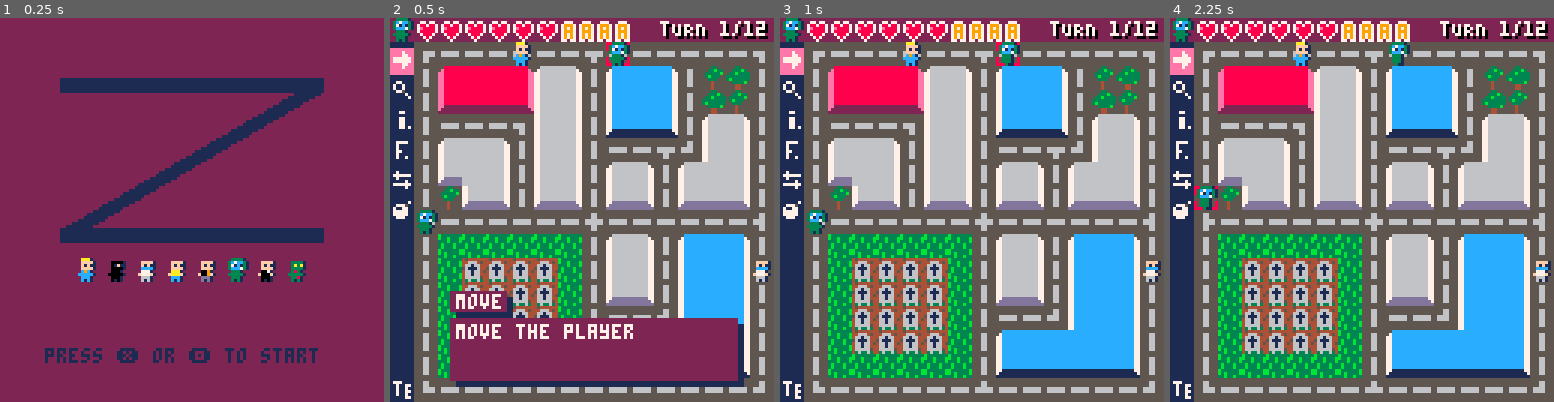
Above: before the commit, frames 1-4 (left to right).
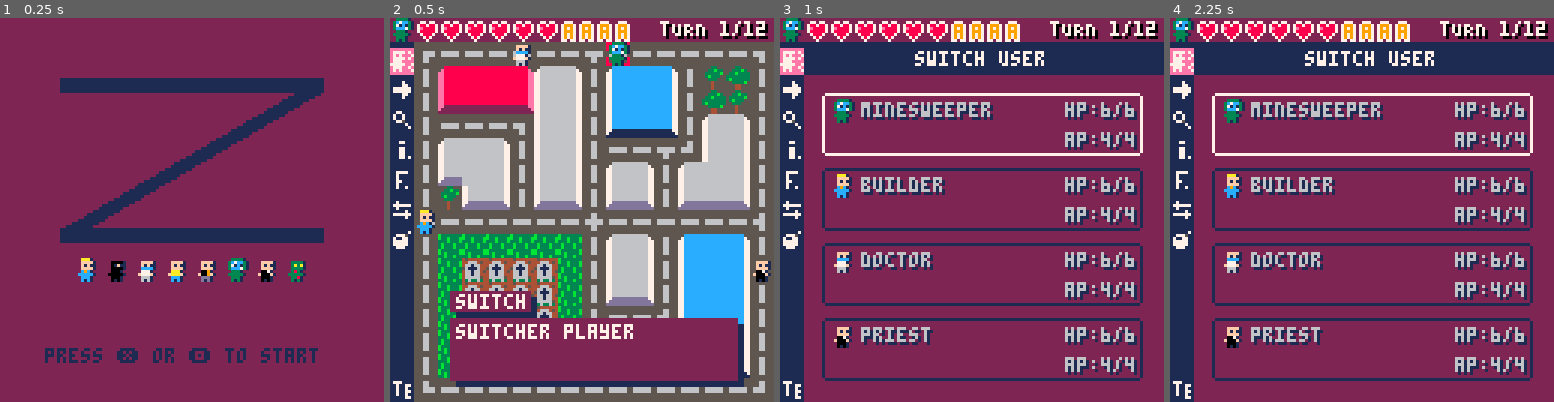
Above: after the commit, the same moments.

Repository: pixelocene/z
Game: PICO-8 cartridge z.p8
The game is run twice, just before and just after one commit, with the same random seed, the same clock (stepped at 60 frames per second) and the same inputs.
Inputs:
- Up to frame 1 (0.25 s): no input
- Up to frame 2 (0.5 s): tap X (X key) at 0.33 s
- Up to frame 3 (1 s): tap O (Z key) at 0.7 s
- Up to frame 4 (2.25 s): tap X (X key) at 1.07, 1.85 s; hold Right 1.6-2.1 s; tap O (Z key) at 1.7, 2.1 s; hold Up from 2.15 s (still down)

Frame 1 is identical in both runs. In frame 2, 2.2% of the frame differs, in the area x 0-99%, y 6-84%; in frame 3, 87%; in frame 4, 87%, in the area x 0-100%, y 6-100%.

Commit message:
Add a menu to see and select players and fix the job unique bug

Diff:
--- a/z.p8
+++ b/z.p8
@@ -141,7 +141,16 @@
 	-- init players
 	for i=1,4 do
 		local x,y = rnd_start_location()
-		local job = get_a_job()
+		local job, job_already_taken
+		repeat
+			job_already_taken=false
+			job = get_a_job()
+			for player in all(players) do
+				if player.job.name==job.name then
+					job_already_taken=true
+				end
+			end
+		until not job_already_taken
 		add(players, {
 			hp=6,
 			hp_max=6,
@@ -180,13 +189,9 @@
 	end
 	-- handle user interaction
 	if game_state=="action_selection" then
-		if (btnp(⬅️)) current_player-=1
-		if (btnp(➡️)) current_player+=1
 		if (btnp(⬇️)) move_to_next_action(1)
 		if (btnp(⬆️)) move_to_next_action(-1)
 		if (btnp(🅾️)) do_action()
-		-- check user selection cycling
-		current_player=mid(1,current_player,#players)
 	end
 
 	if game_state=="move" then
@@ -253,6 +258,13 @@
 			game_state="action_selection"
 		end
 
+	end
+
+	if game_state=="switch_user" then
+		if btnp(⬇️) then current_player+=1 end
+		if btnp(⬆️) then current_player-=1 end
+		current_player=mid(1,current_player,#players)
+		if btnp(❎) then game_state="action_selection" end
 	end
 
 	if game_state=="enter_building" then update_game_enter_building() end
@@ -325,6 +337,9 @@
 		current_inventory_selection=1
 		update_object_actions()
 		game_state="inventory"
+	end
+	if current_action.name=="switch" then
+		game_state="switch_user"
 	end
 end
 
@@ -422,6 +437,49 @@
 			end
 
 		end
+	end
+
+	if game_state=="switch_user" then
+		rectfill(8,8,127,127,2)
+		rectfill(8,8,127,18,1)
+
+		print(
+			"switch user",
+			45,11,7
+		)
+
+		local box_w=104
+		local box_h=20
+		local box_x=15
+		local box_col
+
+		for i,player in ipairs(players) do
+			local box_y=25+(i-1)*box_h+(i-1)*5
+			printh(current_player)
+			if i==current_player then box_col=7 else box_col=1 end
+			-- draw box
+			line(box_x,box_y,box_x+box_w,box_y,box_col)
+			line(box_x,box_y+box_h,box_x+box_w,box_y+box_h,box_col)
+			line(box_x-1,box_y+1,box_x-1,box_y+box_h-1,box_col)
+			line(box_x+box_w+1,box_y+1,box_x+box_w+1,box_y+box_h-1,box_col)
+			-- draw box content
+			palt(0,false)
+			palt(14,true)
+			spr(player.job.sprite,box_x+2,box_y+2)
+			palt(0,true)
+			palt(14,false)
+			print(player.job.name,box_x+13, box_y+4,1)
+			print(player.job.name,box_x+12, box_y+3,6)
+
+			local hp="hp:"..p.hp.."/"..p.hp_max
+			print(hp,box_x+81, box_y+4,1)
+			print(hp,box_x+80, box_y+3,6)
+
+			local ap="ap:"..p.actions.."/"..p.actions_max
+			print(ap,box_x+81, box_y+14,1)
+			print(ap,box_x+80, box_y+13,6)
+		end
+
 	end
 
 	if info_message.message~=nil then
@@ -539,7 +597,7 @@
 	return true
 end
 
--->8❎
+-->8
 -- players
 
 function get_building_for_player()
@@ -713,40 +771,45 @@
 
 	rectfill(0,8,7,127,1)
 
+	if current_action.name=="switch" then
+		rectfill(0,10,7,18,14)
+	end
+
 	if current_action.name=="move" then
-		rectfill(0,10,7,18,14)
+		rectfill(0,20,7,28,14)
 	end
 
 	if current_action.name=="search" then
-		rectfill(0,20,7,28,14)
+		rectfill(0,30,7,38,14)
 	end
 
 	if current_action.name=="inventory" then
-		rectfill(0,30,7,38,14)
+		rectfill(0,40,7,48,14)
 	end
 
 	if current_action.name=="fight" then
-		rectfill(0,40,7,48,14)
+		rectfill(0,50,7,58,14)
 	end
 
 	if current_action.name=="exchange" then
-		rectfill(0,50,7,58,14)
+		rectfill(0,60,7,68,14)
 	end
 
 	if current_action.name=="special" then
-		rectfill(0,60,7,68,14)
+		rectfill(0,70,7,78,14)
 	end
 
 	if current_action.name=="turn end" then
 		rectfill(0,120,7,128,14)
 	end
 
-	spr(48,0,10) -- move
-	spr(50,0,20) -- search
-	spr(43,0,30) -- inventory
-	spr(51,0,40) -- fight
-	spr(49,0,50) -- exchange
-	spr(p.job.action.sprite,0,60) -- player special action
+	spr(42,0,10) -- move
+	spr(48,0,20) -- move
+	spr(50,0,30) -- search
+	spr(43,0,40) -- inventory
+	spr(51,0,50) -- fight
+	spr(49,0,60) -- exchange
+	spr(p.job.action.sprite,0,70) -- player special action
 
 	spr(59,0,120) -- turn end
 end
@@ -1194,6 +1257,10 @@
 
 actions = {
 	{
+		name="switch",
+		description="switcher player"
+	},
+	{
 		name="move",
 		description="move the player",
 	},
@@ -1241,13 +1308,13 @@
 80000008ee3331eeee3331eeee0001eeee0001ee000000000000000000000000000000000000000000000000eeddd1eeeeddd1ee555665555556655555566555
 88800888ee3131eeeee311eeee0101eeeee01eee000000000000000000000000000000000000000000000000eed1d1eeeee1d1ee555555555555555555555555
 88000088eeeeeeeeeeeeeeee000000000000000000000000000000000000000000000000000000000000000000000000eeeeeeee555555555555555555555555
-80000008ee33331eee33331e000000000000000000000000000000000000000000000000000000000000000000077000eeeeeeee555665555556655555566555
-00000000ee3a3a1eee3a3a1e00000000000000000000000000000000000000000000000000000000000000000000000099599599555665555556655555566555
-00000000ee33331eee33331e00000000000000000000000000000000000000000000000000000000000000000007700095995995555666655666666556666555
-00000000ee3831eeee3831ee00000000000000000000000000000000000000000000000000000000000000000007700059959959555666655666666556666555
-00000000e333331eee3331ee00000000000000000000000000000000000000000000000000000000000000000007700019111191555665555556655555566555
-80000008ee3381eeee3381ee000000000000000000000000000000000000000000000000000000000000000000077070e9eeee9e555665555556655555566555
-88000088ee3131eeeee31eee000000000000000000000000000000000000000000000000000000000000000000000000919ee919555555555555555555555555
+80000008ee33331eee33331e000000000000000000000000000000000000000000000000000000000777707000077000eeeeeeee555665555556655555566555
+00000000ee3a3a1eee3a3a1e00000000000000000000000000000000000000000000000000000000070700070000000099599599555665555556655555566555
+00000000ee33331eee33331e00000000000000000000000000000000000000000000000000000000077770700007700095995995555666655666666556666555
+00000000ee3831eeee3831ee00000000000000000000000000000000000000000000000000000000077700000007700059959959555666655666666556666555
+00000000e333331eee3331ee00000000000000000000000000000000000000000000000000000000777770070007700019111191555665555556655555566555
+80000008ee3381eeee3381ee000000000000000000000000000000000000000000000000000000000777007000077070e9eeee9e555665555556655555566555
+88000088ee3131eeeee31eee000000000000000000000000000000000000000000000000000000000707000700000000919ee919555555555555555555555555
 000000000000000000000000000000000000000000000000000000000000000000000000000000000000000000000000eeeeeeee555555555555555555555555
 000070000070000000770000007777000777777000000070000000000777777000700700000770000077770007770000eeeeeeea555665555556655555566555
 000077000777777007007000007000000770077000777500070770700777777000700700007777000000700000700770eeeeee41555665555556655555566555
